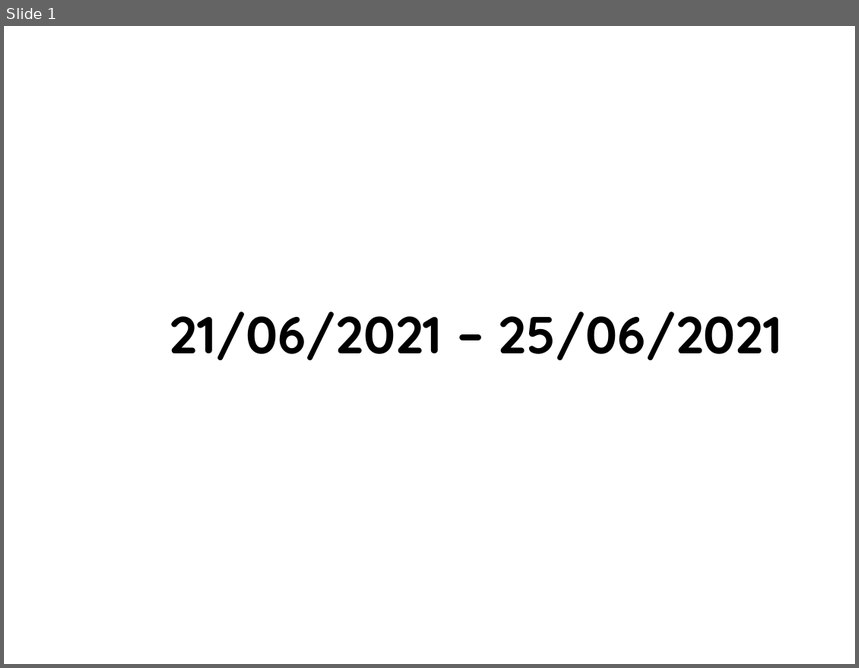
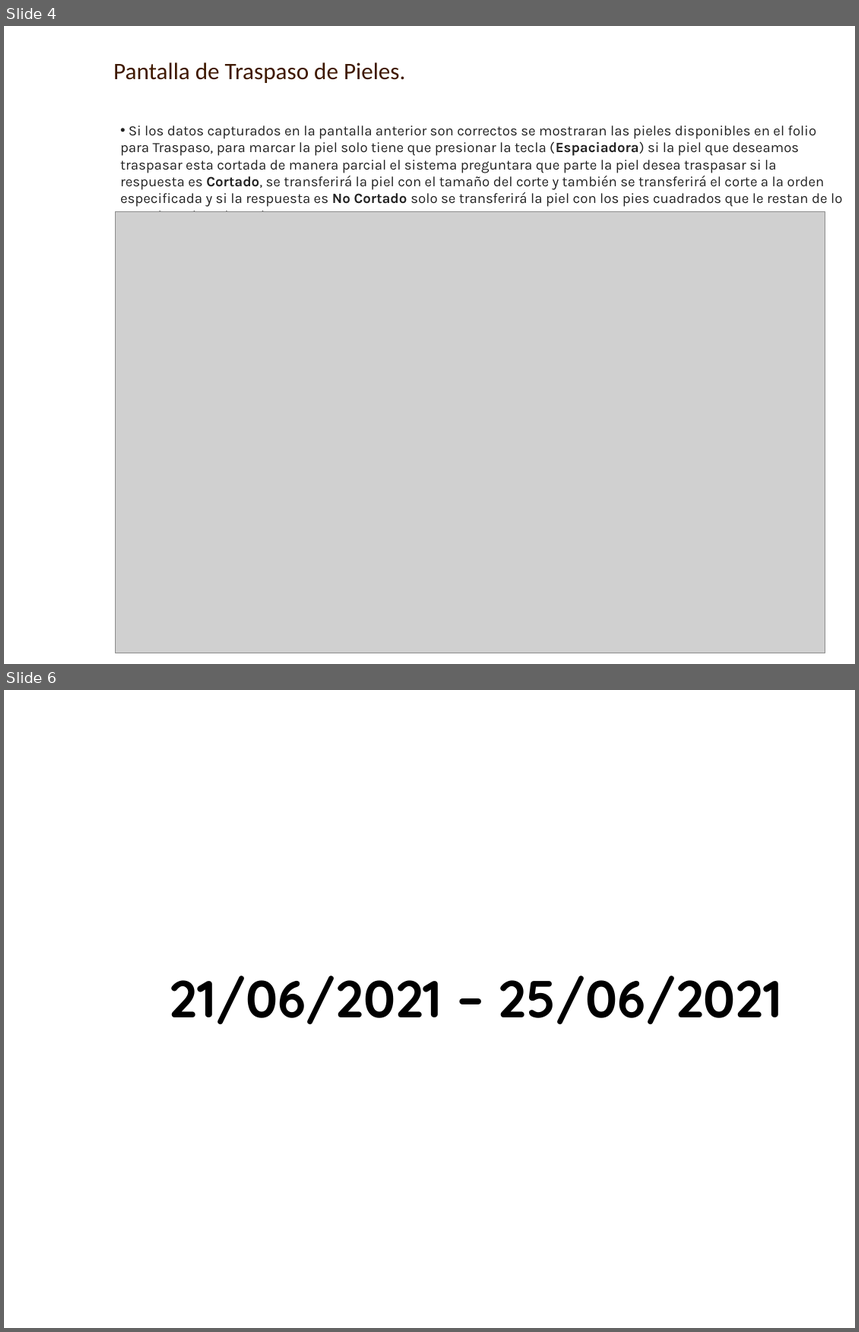
Before and after one commit to AXDELAROSA/CLASIFICACION_PIELES, a slide deck: Scripts_R100_Materiales/Folios_Transaccion/Docs/IT_DEV_FOLIOS_22102020.pptx. Shown one above the other, each under a label of ours: slide 1 before the commit, slides 4 and 6 after it; the slides between them are not shown. The pictures are 859x668 and 859x1332 pixels, drawn with LibreOffice and Linux fonts; fonts in the diff are those of the drawing; grey boxes stand for pictures; background and template pictures are left out. Boxes give left, top, right and bottom in pixels: in the first picture for what was removed or moved away, otherwise in the second. Text is boxed around its words. In the diff, an @@ line names an element or a change of style, - is before the commit and + after.

Commit message:
cambios del dia 05072021 para reporte de material procesado y traspaso de piel entre mesa

```diff
--- a/Scripts_R100_Materiales/Folios_Transaccion/Docs/IT_DEV_FOLIOS_22102020.pptx
+++ b/Scripts_R100_Materiales/Folios_Transaccion/Docs/IT_DEV_FOLIOS_22102020.pptx
@@ slide 4 added at <box>4,26,855,664</box>, background picture (left out) @@
@@ text added at <box>113,62,405,83</box>, 20 pt, text #3F1900 @@
+Pantalla de Traspaso de Pieles.
@@ text added at <box>120,126,842,212</box>, 12 pt, text #222222 @@
+• Si los datos capturados en la pantalla anterior son correctos se mostraran las pieles disponibles en el folio para Traspaso, para marcar la piel solo tiene que presionar la tecla (Espaciadora) si la piel que deseamos traspasar esta cortada de manera parcial el sistema preguntara que parte la piel desea traspasar si la respuesta es Cortado, se transferirá la piel con el tamaño del corte y también se transferirá el corte a la orden especificada y si la respuesta es No Cortado solo se transferirá la piel con los pies cuadrados que le restan de lo cortado en la orden origen.
@@ picture added at <box>115,211,825,653</box> @@
@@ what was slide 1 is now slide 6 @@
```
Also in this commit, not shown: 4 other slides added, 13 other files.
